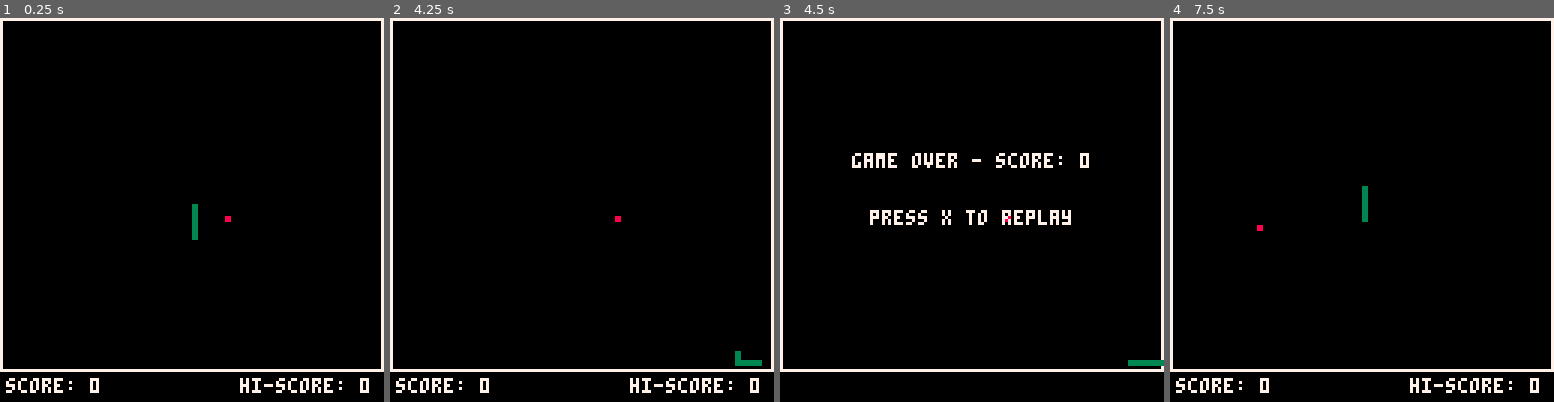
Above: before the commit, frames 1-4 (left to right).
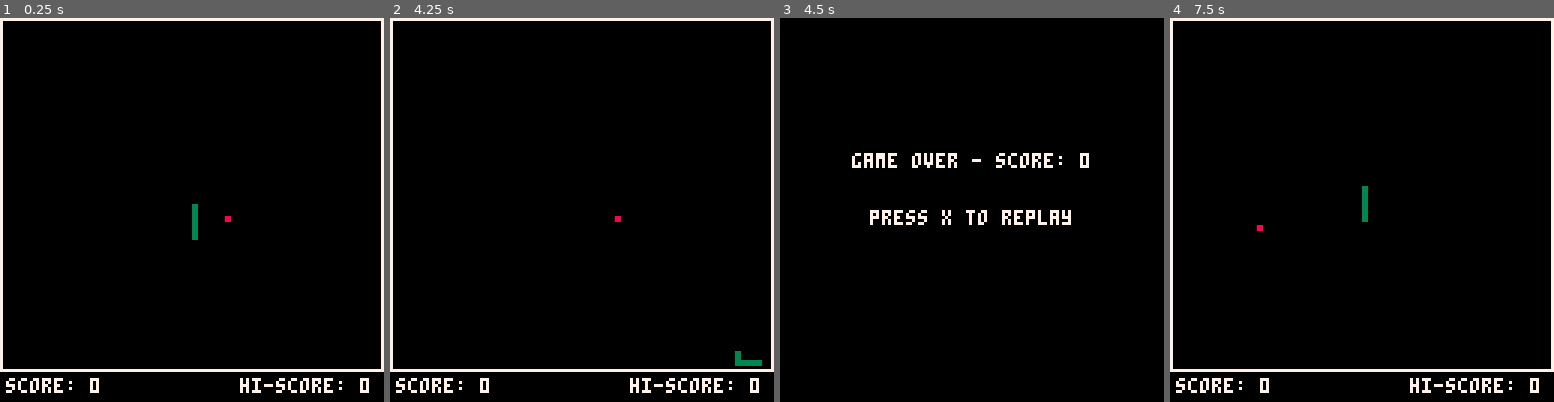
Above: after the commit, the same moments.

Repository: l4nk332/pico_snake
Game: PICO-8 cartridge pico_snake.p8
Two runs of this game, one before a commit and one after it. Both use one fixed random seed, a clock stepped at 60 frames per second and the inputs below.
Inputs:
- Up to frame 1 (0.25 s): no input
- Up to frame 2 (4.25 s): tap X (X key) at 0.33, 1.07, 1.85, 2.97, 4.08 s; hold Right 1.6-2.1 s; hold Up 2.15-2.42 s; hold Right 2.47-3.03 s; hold Left 3.08-3.58 s; hold Down 3.63-3.97 s; hold Right from 4.02 s (still down)
- Up to frame 3 (4.5 s): keep holding Right
- Up to frame 4 (7.5 s): release Right at 4.68 s; hold Up 4.73-5.03 s; hold Left 5.08-5.68 s; tap X (X key) at 5.2, 6.32, 7.43 s; hold Down 5.73-6.03 s; hold Right 6.08-6.58 s; hold Right 6.63-7.13 s; hold Up 7.18-7.45 s

Frames 1-2 are identical in both runs. In frame 3, 3.1% of the frame differs, in the area x 0-100%, y 0-93%; in frame 4, nothing differs.

Commit message:
Batch of changes:
- Add new gameover music
- Improve gameover logic by not rendering stray game objects (i.e snake,
fruit)
- Added logic show highlight growth of snake when fruit is eaten.

Diff:
--- a/pico_snake.p8
+++ b/pico_snake.p8
@@ -59,10 +59,12 @@
   snake = new_snake
 end
 
-function draw_snake()
-  foreach(snake, function(c)
-    rectfill(c[1], c[2], c[1]+1, c[2]+1, 3)
-  end)
+function draw_snake(is_growing)
+  for c=1,#snake do
+    local s_color = 3
+    if (is_growing and c == #snake) then s_color = 11 end
+    rectfill(snake[c][1], snake[c][2], snake[c][1]+1, snake[c][2]+1, s_color)
+  end
 end
 
 function draw_fruit()
@@ -107,7 +109,7 @@
   add(hi_score_p, head)
 end
 
-function game_over()
+function game_over(was_playing)
   local g_msg = "game over - "
   local score_msg = "score: "..score
   local replay_msg = "press x to replay"
@@ -116,6 +118,10 @@
     print(score_msg, hcenter(score_msg), 45, 7)
     new_hi_score()
   else
+    if (was_playing) then
+      print('hit!')
+      sfx(1)
+    end
     print(g_msg..score_msg, hcenter(g_msg..score_msg), 45, 7)
   end
   print(replay_msg, hcenter(replay_msg, 7), 64)
@@ -168,21 +174,22 @@
 
 function _draw()
   cls()
-  rect(0,0,127,117,7)
-
-  draw_fruit()
-
-  check_bounds()
-  local is_growing = check_fruit()
-  check_snake_collision()
+  local was_playing = is_playing
 
   if (is_playing) then
+    rect(0,0,127,117,7)
+
+    draw_fruit()
+
+    check_bounds()
+    local is_growing = check_fruit()
+    check_snake_collision()
+
     update_snake(is_growing)
-    draw_snake()
+    draw_snake(is_growing)
     draw_footer()
   else
-    draw_snake()
-    game_over()
+    game_over(was_playing)
   end
 end
 __gfx__
Not shown, changed: the music (__music__) section of pico_snake.p8
Not shown, changed: the sound effects (__sfx__) section of pico_snake.p8
